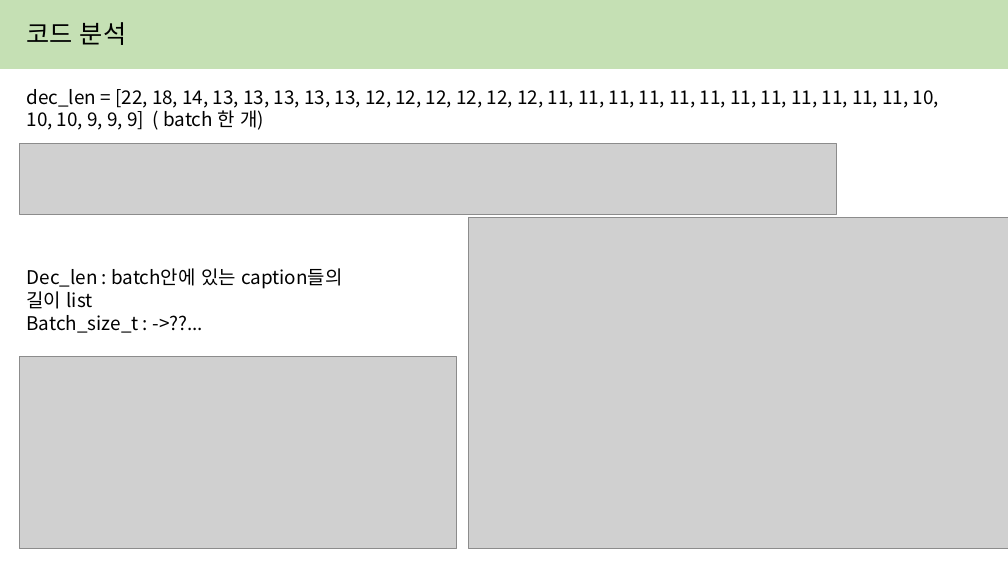
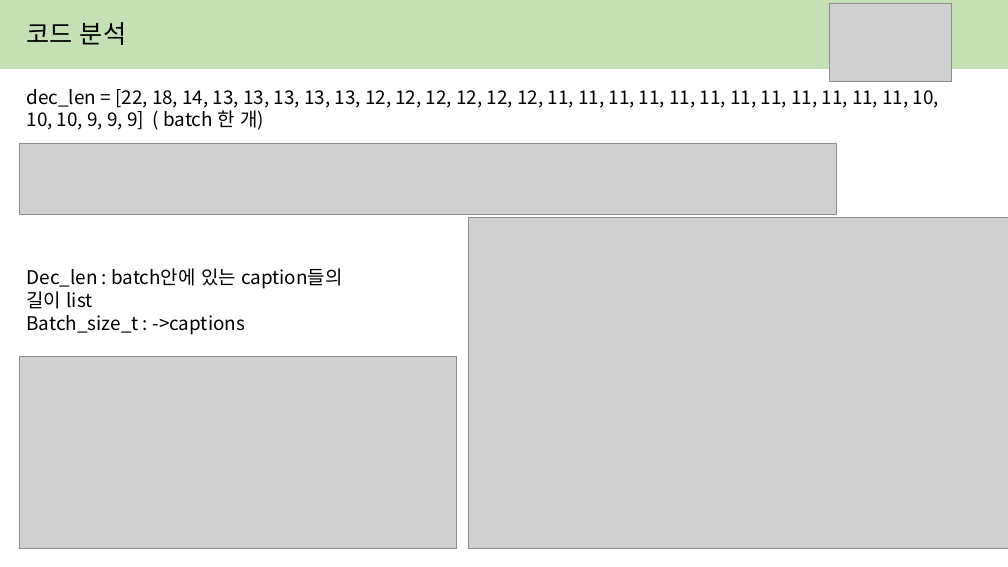
Before and after one commit to yejin087/study_image_caption, a slide deck: slide 5 of 6주차.pptx (slide 2 before the commit). Drawn at 1008x567 pixels with LibreOffice and Linux fonts; fonts in the diff are those of the drawing; grey boxes stand for pictures. Boxes give left, top, right and bottom in pixels: in the first picture for what was removed or moved away, otherwise in the second. Text is boxed around its words. In the diff, an @@ line names an element or a change of style, - is before the commit and + after.

```diff
--- a/6주차.pptx
+++ b/6주차.pptx
@@ picture added at <box>830,4,951,82</box> @@
@@ text at <box>27,315,245,335</box>: text changed @@
-Batch_size_t : ->??...
+Batch_size_t : ->captions
```
Also in this commit, not shown: 5 other slides changed, 5 slides added, 13 other files.
